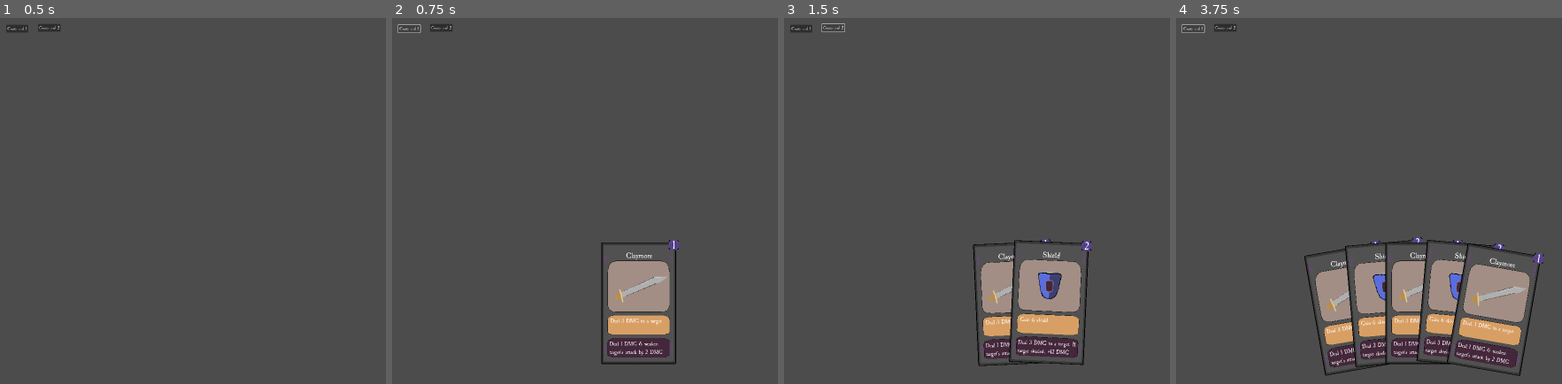
Above: before the commit, frames 1-4 (left to right).
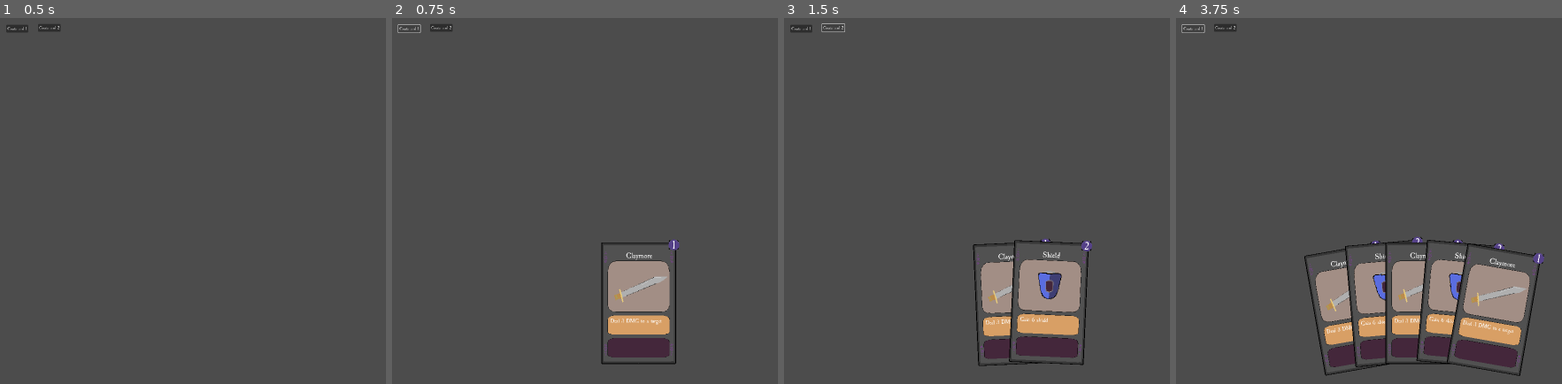
Above: after the commit, the same moments.

Repository: n0x1/Cardtrick
Game: Godot game, scene res://scenes/deck_n_hand.tscn
Same seed, same stepped clock (60 frames per second), same inputs: the game is played once before the commit and once after it.
Inputs:
- Up to frame 1 (0.5 s): no input
- Up to frame 2 (0.75 s): click "Create card 1" at 0.5 s
- Up to frame 3 (1.5 s): click "Create card 2" at 1.25 s
- Up to frame 4 (3.75 s): click "Create card 1" at 2 s; click "Create card 2" at 2.75 s; click "Create card 1" at 3.5 s

Frame 1 is identical in both runs. In frame 2, 0.2% of the frame differs, in the area x 56-71%, y 88-93%; in frame 3, 0.3%; in frame 4, 0.5%, in the area x 39-87%, y 87-95%.

Commit message:
tried to do throw logic lol

Diff:
--- a/scenes/Card.tscn
+++ b/scenes/Card.tscn
@@ -15,7 +15,6 @@
 PlayDescription = "Newdesc"
 ThrowDescription = "newdesc"
 CardCost = 3
-Thrown = null
 
 [node name="BaseCard" type="Sprite2D" parent="."]
 texture = ExtResource("1_vt7m0")
@@ -64,6 +63,7 @@
 autowrap_mode = 2
 
 [node name="ThrowDescription" type="Label" parent="."]
+visible = false
 offset_left = -105.0
 offset_top = 134.0
 offset_right = 110.0
--- /dev/null
+++ b/scenes/Main.tscn
@@ -0,0 +1,13 @@
+[gd_scene load_steps=2 format=3 uid="uid://cg841d3cpmpjd"]
+
+[ext_resource type="PackedScene" uid="uid://bnj8i1ngctqf2" path="res://scenes/deck_n_hand.tscn" id="1_vfrus"]
+
+[node name="Main" type="Node2D"]
+
+[node name="DeckHand" parent="." instance=ExtResource("1_vfrus")]
+
+[node name="GameScreen" type="Node2D" parent="."]
+
+[node name="PlayerCharacter" type="Node2D" parent="GameScreen"]
+
+[node name="EnemyCharacter" type="Node2D" parent="GameScreen"]
--- a/scenes/cards/claymore.tscn
+++ b/scenes/cards/claymore.tscn
@@ -14,7 +14,6 @@
 ThrowDescription = "Deal 1 DMG & weaken target's attack by 2 DMG"
 CardCost = 1
 CardImage = NodePath("../CardImage")
-Thrown = false
 
 [node name="CardImage" type="Sprite2D" parent="."]
 position = Vector2(14.75, -244.562)
--- a/scripts/Card.gd
+++ b/scripts/Card.gd
@@ -3,6 +3,7 @@
 extends Node2D
 signal mouse_entered(card: Card)
 signal mouse_exited(card: Card)
+
 @export var CardName: String = "CardName"
 @export var PlayDescription: String = "PlayDesc"
 @export var ThrowDescription: String = "ThrowDesc"
@@ -17,7 +18,7 @@
 @onready var ThrowDescLabel: Label = $ThrowDescription
 @onready var BaseSprite: Sprite2D = $BaseCard
 
-# throw description only shows after thrown
+var thrown_cards_descs: Array = [] #populate wiht thrown ones
 
 func _ready():
 	set_card_values(CardCost, CardName, PlayDescription, ThrowDescription)
@@ -44,6 +45,7 @@
 		ThrowDescLabel.set_text(ThrowDescription)
 
 
+
 # deck: fan cards in arc of a circle, change angle of others when a card is hovered.
 # hovered card grows and then use sin and cos to get position of other cards
 func activate():
@@ -68,4 +70,6 @@
 
 
 func _on_area_2d_input_event(viewport, event, shape_idx):
-	pass # Replace with function body.
+	if event.is_action_pressed("mouse_click"):
+
+		thrown_cards_descs.push_back(ThrowDescription) # proib nt the best way so change
--- /dev/null
+++ b/scripts/CardManager.gd
@@ -0,0 +1,21 @@
+#autoload maybe but this wasnt working
+class_name CardManager extends Node
+
+var card_types = {}
+
+func register_card_type(type_id: String):
+	if not card_types.has(type_id):
+		card_types[type_id] = {
+			"thrown": false,
+			"cards": []
+		}
+
+func register_card(card: Node, type_id: String):
+	register_card_type(type_id)
+	card_types[type_id]["cards"].append(card)
+
+func throw_card_type(type_id: String):
+	if card_types.has(type_id):
+		card_types[type_id]["thrown"] = true
+		for card in card_types[type_id]["cards"]:
+			card.update_throw_description()
--- a/scripts/Hand.gd
+++ b/scripts/Hand.gd
@@ -12,7 +12,12 @@
 
 var hand: Array = []
 var touched: Array = []
-var highlight_index: int = -1 # THIS works when its init 0?? but it wont change I HATE THIS
+var current_seleted_card_index: int = -1
+
+var initial_scale = Vector2(1, 1)
+var target_scale = Vector2(1.2, 1.2)
+var scale_speed = 17.65
+var raised_z_index = 99
 
 func add_card(card: Node2D):
 	hand.push_back(card)
@@ -24,7 +29,9 @@
 func remove_card(index: int) -> Node2D:
 	var removing_card = hand[index]
 	hand.remove_at(index)
+	touched.remove_at(touched.find(removing_card))
 	remove_child(removing_card)
+
 	reposition_cards()
 	return removing_card # removed from data but returned
 
@@ -53,37 +60,29 @@
 
 func _handle_card_touched(card):
 	touched.push_back(card)
-	var card_index = hand.find(card)
-	print("CARDINDEX: " + str(card_index))
-	print("highlight index: " + str(highlight_index))
-	if highlight_index < card_index:
-		if highlight_index >= 0:
-			hand[highlight_index].unhighlight()
-		highlight_index = card_index
-
-
-
-
 
 func _handle_card_untouched(card):
 	touched.remove_at(touched.find(card))
-	var card_index = hand.find(card)
-	if highlight_index == card_index:
-		hand[highlight_index].unhighlight()
-		highlight_index = -1
-		print(card_index)
-
 
 
 # Called when the node enters the scene tree for the first time.
 func _ready():
 	pass # Replace with function body.
 
+func _input(event):
+	if event.is_action_pressed("mouse_click") and current_seleted_card_index >= 0:
+		var card = remove_card(current_seleted_card_index)
+		# card.queue_free() # remove from memory after scaling scale
+		current_seleted_card_index = -1
 
 # Called every frame. 'delta' is the elapsed time since the previous frame.
 func _process(delta):
 	for card in hand:
+		current_seleted_card_index = -1
 		card.unhighlight()
+		card.scale = scale.lerp(initial_scale, scale_speed * delta)
+		card.z_index = 0 # DEFAULTZINDEX can change
+
 
 	if !touched.is_empty():
 
@@ -92,8 +91,12 @@
 		for touched_card in touched:
 			highest_touched_index = max(highest_touched_index, hand.find(touched_card))
 
-		if highest_touched_index >= 0 && highest_touched_index < hand.size():
-			hand[highest_touched_index].highlight()
+		if highest_touched_index >= 0 and highest_touched_index < hand.size():
+			var hhti = hand[highest_touched_index]
+			hhti.highlight()
+			hhti.scale = scale.lerp(target_scale, scale_speed * delta)
+			hhti.z_index = raised_z_index
+			current_seleted_card_index = highest_touched_index
 
 
 	collision_shape = $DebugShape
--- a/scripts/cards/ClaymoreCard.gd
+++ b/scripts/cards/ClaymoreCard.gd
@@ -1,16 +1,14 @@
 extends Node2D
+
 signal mouse_entered(card: Card)
 signal mouse_exited(card: Card)
 
-@export var Thrown: bool = false # implement this later vv, ThrowDescription only shows when true
 
-# Called when the node enters the scene tree for the first time.
 func _ready():
-	pass # Replace with function body.
-# Called every frame. 'delta' is the elapsed time since the previous frame.
+	pass
+
 func _process(delta):
 	pass
-
 
 func highlight():
 	$Card.highlight()
@@ -18,11 +16,12 @@
 func unhighlight():
 	$Card.unhighlight()
 
-
 func _on_card_mouse_entered(card: Card):
-	print(self.get_class())
 	mouse_entered.emit(self)
-
 
 func _on_card_mouse_exited(card: Card):
 	mouse_exited.emit(self)
+
+func _on_card_gui_input(event: InputEvent):
+	if event is InputEventMouseButton and event.button_index == MOUSE_BUTTON_LEFT and event.pressed:
+		pass
--- a/scripts/cards/ShieldCard.gd
+++ b/scripts/cards/ShieldCard.gd
@@ -2,7 +2,9 @@
 signal mouse_entered(card: Card)
 signal mouse_exited(card: Card)
 
+
 @export var Thrown: bool = false # implement this later vv, ThrowDescription only shows when true
+
 
 # Called when the node enters the scene tree for the first time.
 func _ready():
@@ -15,6 +17,12 @@
 
 
 
+func highlight():
+	$Card.highlight()
+
+func unhighlight():
+	$Card.unhighlight()
+
 
 func _on_card_mouse_entered(card: Card):
 	mouse_entered.emit(self)
@@ -22,11 +30,3 @@
 
 func _on_card_mouse_exited(card: Card):
 	mouse_exited.emit(self)
-
-
-func highlight():
-	$Card.highlight()
-	print("attemped highlight")
-
-func unhighlight():
-	$Card.unhighlight()
